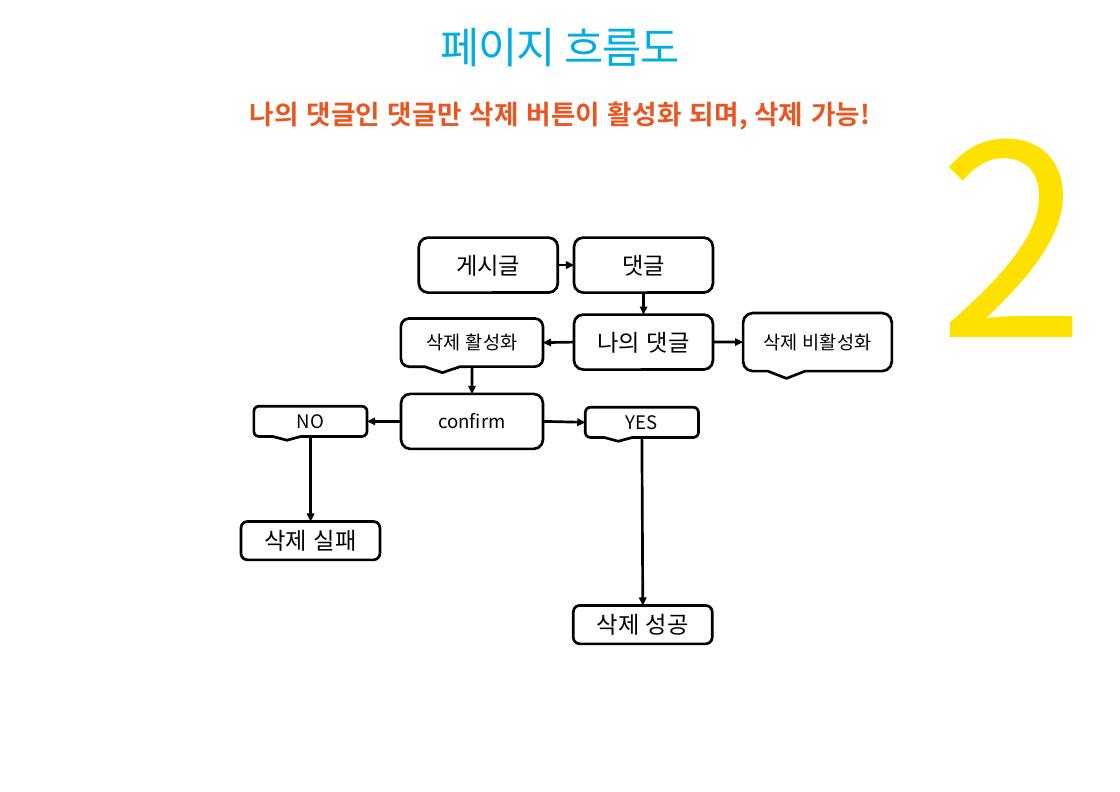
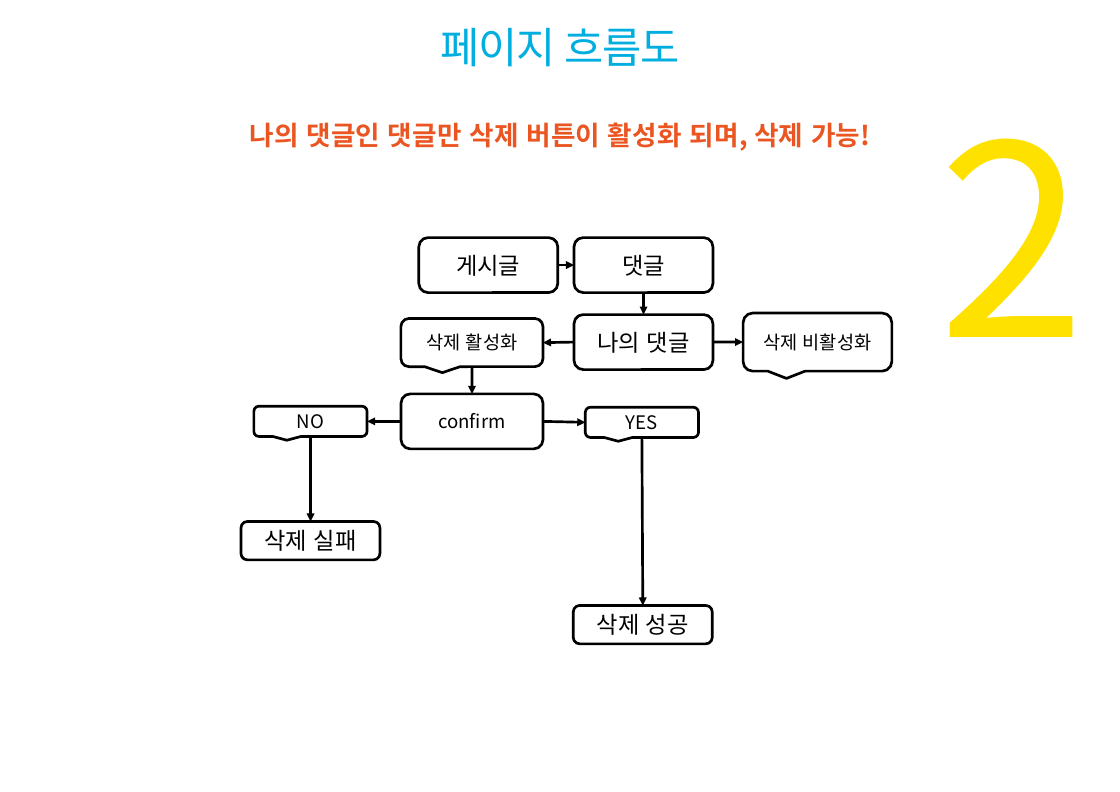
Before and after one commit to luke9349/LTNS_jsp_re, a slide deck: slide 25 of DOC/LTNS_jsp_최종.pptx. Drawn at 1120x792 pixels with LibreOffice and Linux fonts; fonts in the diff are those of the drawing; background and template pictures are left out. Boxes give left, top, right and bottom in pixels: in the first picture for what was removed or moved away, otherwise in the second. Text is boxed around its words. In the diff, an @@ line names an element or a change of style, - is before the commit and + after.

```diff
--- a/DOC/LTNS_jsp_최종.pptx
+++ b/DOC/LTNS_jsp_최종.pptx
@@ text "나의 댓글인 댓글만 삭제 버튼이 ...": place and size @@
-text "나의 댓글인 댓글만 삭제 버튼이 ..." at <box>249,101,870,130</box>
+text "나의 댓글인 댓글만 삭제 버튼이 ..." at <box>249,122,870,151</box>
```
Also in this commit, not shown: 8 other slides changed, 1 other file.
